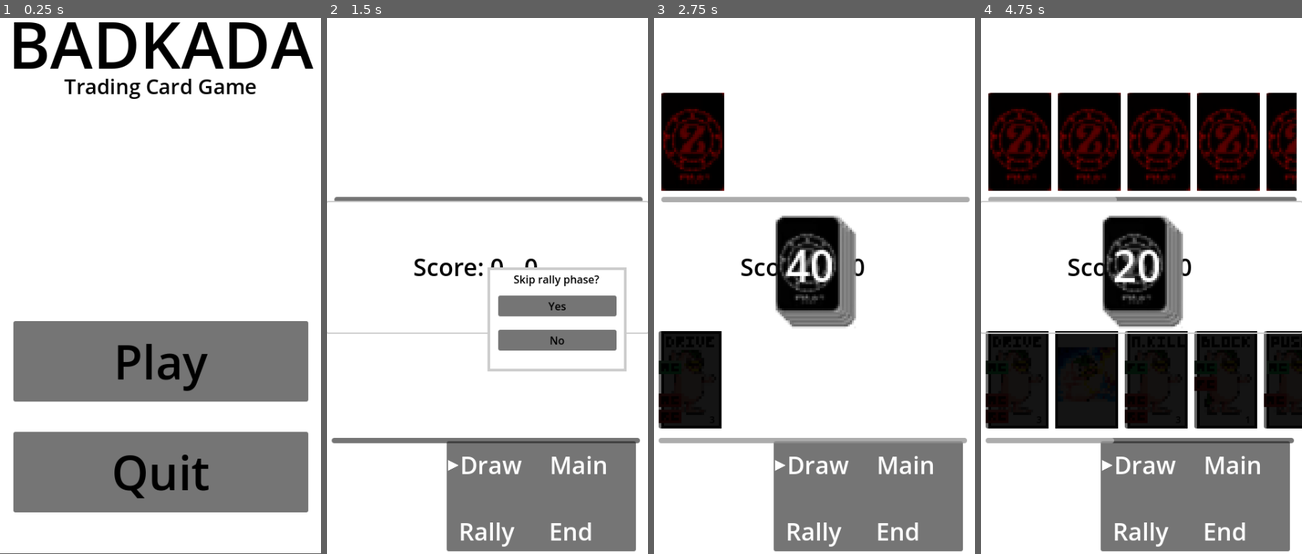
Above: before the commit, frames 1-4 (left to right).
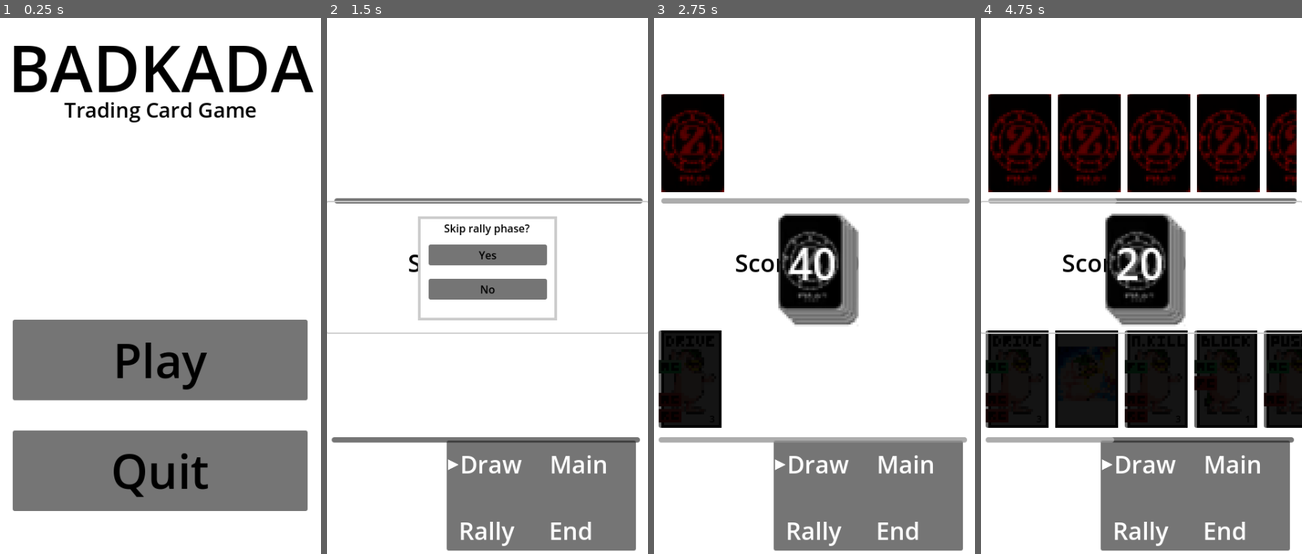
Above: after the commit, the same moments.

Repository: NotThatGhost/badkada-tcg
Game: Godot game, scene res://scenes/menus/main_menu.tscn
The game is run twice, just before and just after one commit, with the same random seed, the same clock (stepped at 60 frames per second) and the same inputs. The engine's default icon, where the game draws it, is replaced by a stand-in: a white triangle on a blue panel in a dark square.
Inputs (mouse positions are in pixels of both pictures, inside the frame that each line leads up to):
- Up to frame 1 (0.25 s): no input
- Up to frame 2 (1.5 s): click "Play" at 0.5 s; click (487, 269) at 1.25 s
- Up to frame 3 (2.75 s): click "Yes" at 2 s
- Up to frame 4 (4.75 s): move the mouse to (1212, 237) at 2.77 s; hold D 2.78-3.5 s; tap I at 2.85 s; click (1212, 237) at 2.92 s; click "No" at 3.5 s; drag from (1077, 296) to (1125, 382) at 4.27 s

The runs differ from the first frame. In frame 1, 9.4% of the frame differs, in the area x 0-100%, y 0-100%; in frame 2, 9.3%; in frame 3, 4.9%; in frame 4, 7.2%.

Commit message:
pre_release 1.6.4

Diff:
--- a/project.godot
+++ b/project.godot
@@ -24,6 +24,7 @@
 
 [debug]
 
+settings/stdout/verbose_stdout=true
 gdscript/warnings/unused_parameter=0
 
 [display]
@@ -58,7 +59,6 @@
 [input_devices]
 
 pointing/emulate_touch_from_mouse=true
-pointing/emulate_mouse_from_touch=false
 
 [rendering]
 
--- a/scenes/menus/end_result_screen.tscn
+++ b/scenes/menus/end_result_screen.tscn
@@ -13,26 +13,33 @@
 
 [node name="Background" type="ColorRect" parent="."]
 layout_mode = 1
-anchors_preset = 15
+anchors_preset = -1
+anchor_left = -0.004
 anchor_right = 1.0
 anchor_bottom = 1.0
-offset_bottom = -1.0
+offset_left = -0.0799999
+offset_top = -4.0
+offset_right = 2.0
+offset_bottom = -2.0
 grow_horizontal = 2
 grow_vertical = 2
 
 [node name="RESULT" type="Label" parent="."]
 layout_mode = 1
-anchors_preset = 5
+anchors_preset = 8
 anchor_left = 0.5
+anchor_top = 0.5
 anchor_right = 0.5
-offset_left = -213.0
-offset_top = 28.0
-offset_right = 213.0
-offset_bottom = 166.0
+anchor_bottom = 0.5
+offset_left = -218.0
+offset_top = -240.0
+offset_right = 218.0
+offset_bottom = -102.0
 grow_horizontal = 2
+grow_vertical = 2
 theme_override_colors/font_color = Color(0, 0, 0, 1)
-theme_override_font_sizes/font_size = 96
-text = "BADKADA"
+theme_override_font_sizes/font_size = 66
+text = "Player 1 wins!"
 
 [node name="SUBTITLE" type="Label" parent="RESULT"]
 visible = false
@@ -51,10 +58,18 @@
 horizontal_alignment = 1
 
 [node name="MarginContainer" type="MarginContainer" parent="."]
-layout_mode = 2
-offset_top = 507.0
-offset_right = 481.0
-offset_bottom = 856.0
+layout_mode = 1
+anchors_preset = 8
+anchor_left = 0.5
+anchor_top = 0.5
+anchor_right = 0.5
+anchor_bottom = 0.5
+offset_left = -240.5
+offset_top = 75.5
+offset_right = 240.5
+offset_bottom = 424.5
+grow_horizontal = 2
+grow_vertical = 2
 theme_override_constants/margin_left = 20
 theme_override_constants/margin_right = 20
 
--- a/scenes/menus/main_menu.tscn
+++ b/scenes/menus/main_menu.tscn
@@ -4,19 +4,27 @@
 
 [node name="MainMenu" type="Control"]
 layout_mode = 3
-anchors_preset = 15
 anchor_right = 1.0
 anchor_bottom = 1.0
+offset_left = 154.32
+offset_top = 213.5
+offset_right = -154.32
+offset_bottom = -213.5
 grow_horizontal = 2
 grow_vertical = 2
 script = ExtResource("1_50c6w")
 
 [node name="Background" type="ColorRect" parent="."]
 layout_mode = 1
-anchors_preset = 15
-anchor_right = 1.0
-anchor_bottom = 1.0
-offset_bottom = -1.0
+anchors_preset = -1
+anchor_left = -0.94
+anchor_top = -0.52
+anchor_right = 2.031
+anchor_bottom = 1.569
+offset_left = 0.0783997
+offset_top = 0.0400238
+offset_right = -0.0321655
+offset_bottom = 0.0369263
 grow_horizontal = 2
 grow_vertical = 2
 
@@ -25,10 +33,10 @@
 anchors_preset = 5
 anchor_left = 0.5
 anchor_right = 0.5
-offset_left = -213.0
-offset_top = 28.0
-offset_right = 213.0
-offset_bottom = 166.0
+offset_left = -228.0
+offset_top = -151.0
+offset_right = 228.0
+offset_bottom = -13.0
 grow_horizontal = 2
 theme_override_colors/font_color = Color(0, 0, 0, 1)
 theme_override_font_sizes/font_size = 96
@@ -50,10 +58,18 @@
 horizontal_alignment = 1
 
 [node name="MarginContainer" type="MarginContainer" parent="."]
-layout_mode = 2
-offset_top = 507.0
-offset_right = 481.0
-offset_bottom = 856.0
+layout_mode = 1
+anchors_preset = 8
+anchor_left = 0.5
+anchor_top = 0.5
+anchor_right = 0.5
+anchor_bottom = 0.5
+offset_left = -240.5
+offset_top = 77.5
+offset_right = 240.5
+offset_bottom = 426.5
+grow_horizontal = 2
+grow_vertical = 2
 theme_override_constants/margin_left = 20
 theme_override_constants/margin_right = 20
 
--- a/scenes/menus/rally_choice_popup.tscn
+++ b/scenes/menus/rally_choice_popup.tscn
@@ -11,17 +11,21 @@
 
 [node name="RallyChoicePopup" type="Control"]
 layout_mode = 3
-anchors_preset = 15
-anchor_right = 1.0
-anchor_bottom = 1.0
+anchors_preset = 8
+anchor_left = 0.5
+anchor_top = 0.5
+anchor_right = 0.5
+anchor_bottom = 0.5
 grow_horizontal = 2
 grow_vertical = 2
 script = ExtResource("1_shcov")
 
 [node name="Panel" type="Panel" parent="."]
 layout_mode = 0
-offset_right = 208.0
-offset_bottom = 155.0
+offset_left = -104.0
+offset_top = -76.0
+offset_right = 104.0
+offset_bottom = 79.0
 theme_override_styles/panel = SubResource("StyleBoxFlat_s11f1")
 
 [node name="WARNING" type="Label" parent="Panel"]
@@ -38,6 +42,7 @@
 text = "Skip rally phase?"
 horizontal_alignment = 1
 autowrap_mode = 2
+metadata/_edit_lock_ = true
 
 [node name="MarginContainer" type="MarginContainer" parent="Panel"]
 layout_mode = 2
--- a/scenes/play_area/main_scene.tscn
+++ b/scenes/play_area/main_scene.tscn
@@ -160,10 +160,18 @@
 grow_vertical = 2
 
 [node name="PlayArea_Player1" type="ColorRect" parent="."]
-layout_mode = 0
-offset_top = 524.0
-offset_right = 480.0
-offset_bottom = 854.0
+layout_mode = 1
+anchors_preset = 8
+anchor_left = 0.5
+anchor_top = 0.5
+anchor_right = 0.5
+anchor_bottom = 0.5
+offset_left = -240.0
+offset_top = 96.0
+offset_right = 240.0
+offset_bottom = 426.0
+grow_horizontal = 2
+grow_vertical = 2
 
 [node name="Portrait_Player1" type="TextureRect" parent="PlayArea_Player1"]
 visible = false
@@ -246,9 +254,18 @@
 player_owner = 1
 
 [node name="PlayArea_Player2" type="ColorRect" parent="."]
-layout_mode = 0
-offset_right = 480.0
-offset_bottom = 330.0
+layout_mode = 1
+anchors_preset = 8
+anchor_left = 0.5
+anchor_top = 0.5
+anchor_right = 0.5
+anchor_bottom = 0.5
+offset_left = -240.0
+offset_top = -425.0
+offset_right = 240.0
+offset_bottom = -95.0
+grow_horizontal = 2
+grow_vertical = 2
 
 [node name="Portrait_Player2" type="TextureRect" parent="PlayArea_Player2"]
 visible = false
@@ -318,11 +335,18 @@
 text = "CURRENT PHASE"
 
 [node name="SCORELABEL" type="Label" parent="."]
-layout_mode = 0
-offset_left = 129.0
-offset_top = 401.0
-offset_right = 367.0
-offset_bottom = 465.0
+layout_mode = 1
+anchors_preset = 8
+anchor_left = 0.5
+anchor_top = 0.5
+anchor_right = 0.5
+anchor_bottom = 0.5
+offset_left = -119.0
+offset_top = -32.0
+offset_right = 119.0
+offset_bottom = 32.0
+grow_horizontal = 2
+grow_vertical = 2
 theme_override_colors/font_color = Color(0, 0, 0, 1)
 theme_override_font_sizes/font_size = 36
 text = "Score: 0 - 0"
@@ -339,11 +363,18 @@
 text = "Player 1 used: net shot!"
 
 [node name="RallyChoicePopupZone" type="Control" parent="."]
-anchors_preset = 0
-offset_top = 330.0
-offset_right = 480.0
-offset_bottom = 524.0
-metadata/_edit_lock_ = true
+layout_mode = 1
+anchors_preset = 8
+anchor_left = 0.5
+anchor_top = 0.5
+anchor_right = 0.5
+anchor_bottom = 0.5
+offset_left = -240.0
+offset_top = -97.0
+offset_right = 240.0
+offset_bottom = 97.0
+grow_horizontal = 2
+grow_vertical = 2
 
 [node name="RallyChoicePopupZoneButton" type="Button" parent="RallyChoicePopupZone"]
 layout_mode = 1
@@ -357,11 +388,18 @@
 
 [node name="Player1DeceptionPanel" type="Panel" parent="."]
 visible = false
-layout_mode = 0
-offset_left = 1.0
-offset_top = 685.0
-offset_right = 213.0
-offset_bottom = 855.0
+layout_mode = 1
+anchors_preset = 8
+anchor_left = 0.5
+anchor_top = 0.5
+anchor_right = 0.5
+anchor_bottom = 0.5
+offset_left = -239.0
+offset_top = 257.0
+offset_right = -27.0
+offset_bottom = 427.0
+grow_horizontal = 2
+grow_vertical = 2
 theme_override_styles/panel = SubResource("StyleBoxFlat_nsvak")
 
 [node name="SelectCardStrength" type="Label" parent="Player1DeceptionPanel"]
@@ -369,10 +407,10 @@
 anchors_preset = 5
 anchor_left = 0.5
 anchor_right = 0.5
-offset_left = -79.5
-offset_top = 1.0
-offset_right = 79.5
-offset_bottom = 38.0
+offset_left = -88.0
+offset_top = -1.0
+offset_right = 71.0
+offset_bottom = 36.0
 grow_horizontal = 2
 theme_override_colors/font_color = Color(0, 0, 0, 1)
 text = "Select card power!"
@@ -403,11 +441,18 @@
 [node name="DeckIcon" type="TextureRect" parent="."]
 visible = false
 texture_filter = 1
-layout_mode = 0
-offset_left = 161.0
-offset_top = 326.0
-offset_right = 217.0
-offset_bottom = 399.0
+layout_mode = 1
+anchors_preset = 8
+anchor_left = 0.5
+anchor_top = 0.5
+anchor_right = 0.5
+anchor_bottom = 0.5
+offset_left = -75.0
+offset_top = -104.5
+offset_right = -19.0
+offset_bottom = -31.5
+grow_horizontal = 2
+grow_vertical = 2
 scale = Vector2(3, 3)
 texture = ExtResource("7_g51wg")
 
--- a/scripts/entities/card.gd
+++ b/scripts/entities/card.gd
@@ -48,6 +48,7 @@
 			$Marquee.visible = false
 			return
 	var new_marquee_card_name = [card_name, card_name]
+	print(new_marquee_card_name)
 	if CardHandler.card_textures.has(card_name) == true:
 		print(card_name)
 		$TextureRect.texture = CardHandler.card_textures[card_name]
--- a/scripts/levels_and_menus/end_result_screen.gd
+++ b/scripts/levels_and_menus/end_result_screen.gd
@@ -1,7 +1,7 @@
 extends Control
 
 func _ready() -> void:
-	$RESULT.set_text("Player ", str(TurnAndPhaseHandler.previous_rally_winner), " has won!")
+	$RESULT.set_text("Player " +str(TurnAndPhaseHandler.previous_rally_winner) +str(" wins!"))
 	CardHandler.reset_game()
 
 
--- a/scripts/levels_and_menus/rally_choice_popup.gd
+++ b/scripts/levels_and_menus/rally_choice_popup.gd
@@ -3,10 +3,10 @@
 
 
 func _on_accept_button_pressed() -> void:
-	TurnAndPhaseHandler.emit_signal("player_changed_rally_status", 1, true)
+	TurnAndPhaseHandler.emit_signal("player_changed_rally_status", 1, false)
 	queue_free()
 
 func _on_decline_button_pressed() -> void:
-	TurnAndPhaseHandler.emit_signal("player_changed_rally_status", 1 , false)
+	TurnAndPhaseHandler.emit_signal("player_changed_rally_status", 1 , true)
 	#TurnAndPhaseHandler.player_1_wants_to_rally = false
 	queue_free()
Not shown, changed: export_presets.cfg
